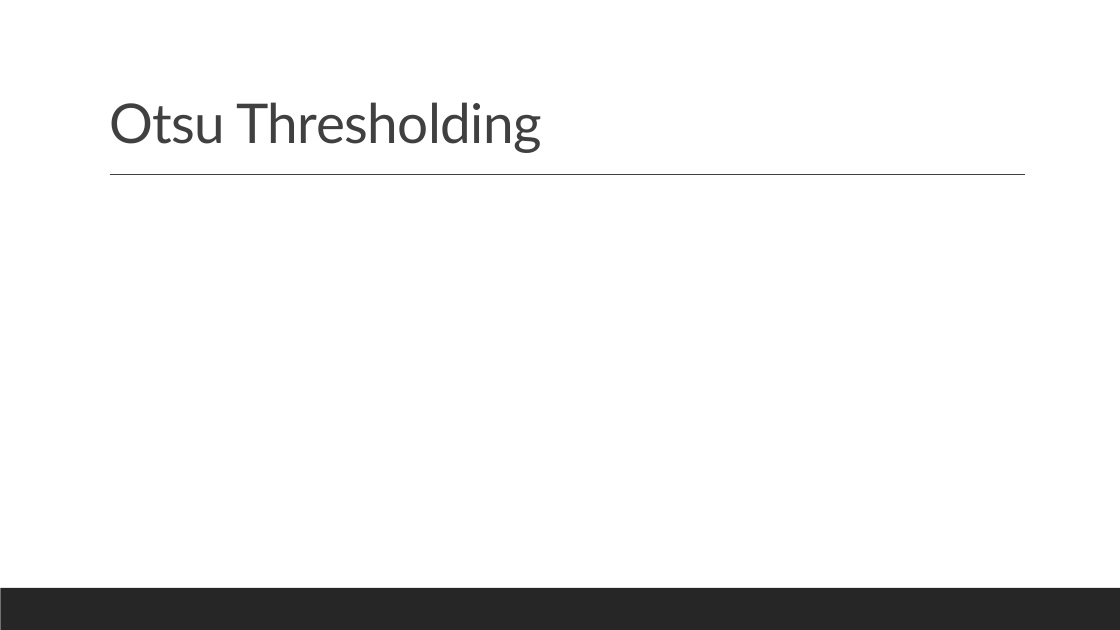
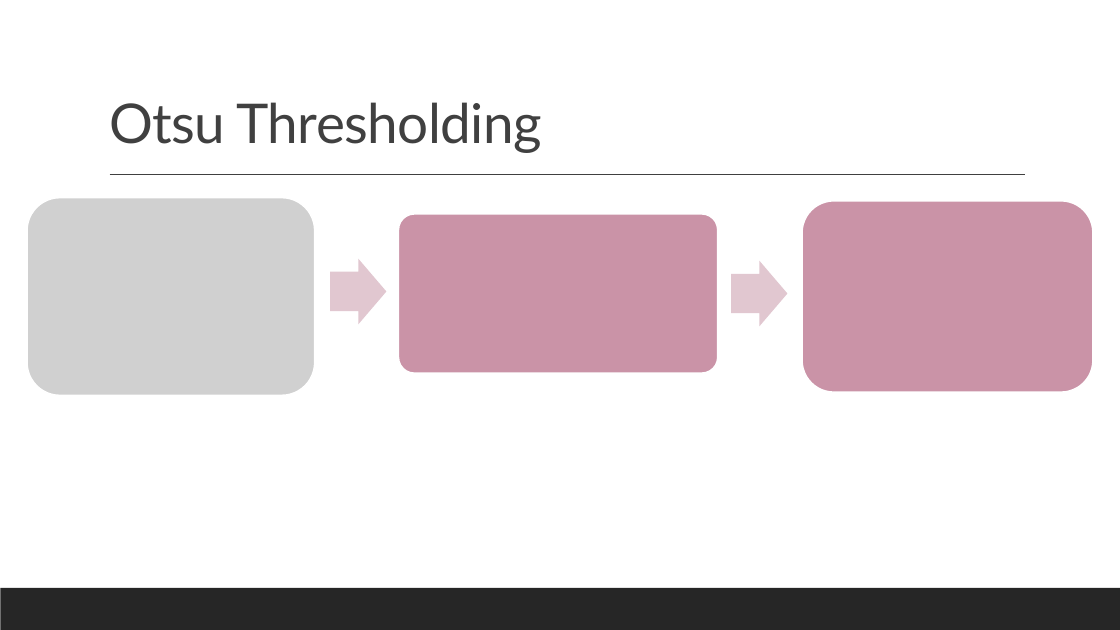
Before and after one commit to datascience-mobi-2022/2022-topic-01-team-04, a slide deck: slide 10 of presentation/layout(2).pptx (slide 7 before the commit). Drawn at 1120x630 pixels with LibreOffice and Linux fonts; fonts in the diff are those of the drawing; grey boxes stand for pictures. Boxes give left, top, right and bottom in pixels: in the first picture for what was removed or moved away, otherwise in the second. Text is boxed around its words. In the diff, an @@ line names an element or a change of style, - is before the commit and + after.

```diff
--- a/presentation/layout(2).pptx
+++ b/presentation/layout(2).pptx
@@ picture added at (27,197,314,395) @@
@@ rounded rectangle added at (802,201,1093,392), fill #CA93A7, outline #FFFFFF 1.25 pt @@
@@ group added at (27,214,787,373): 2 rounded rectangles, 2 right arrows @@
```
Also in this commit, not shown: 5 slides added, 1 slide removed.
